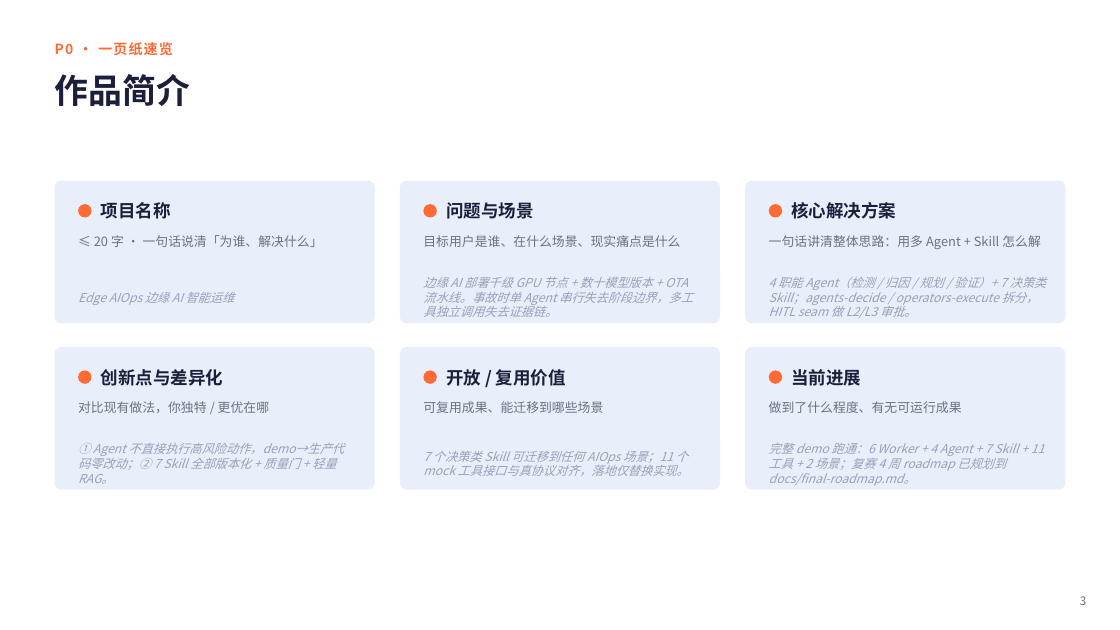
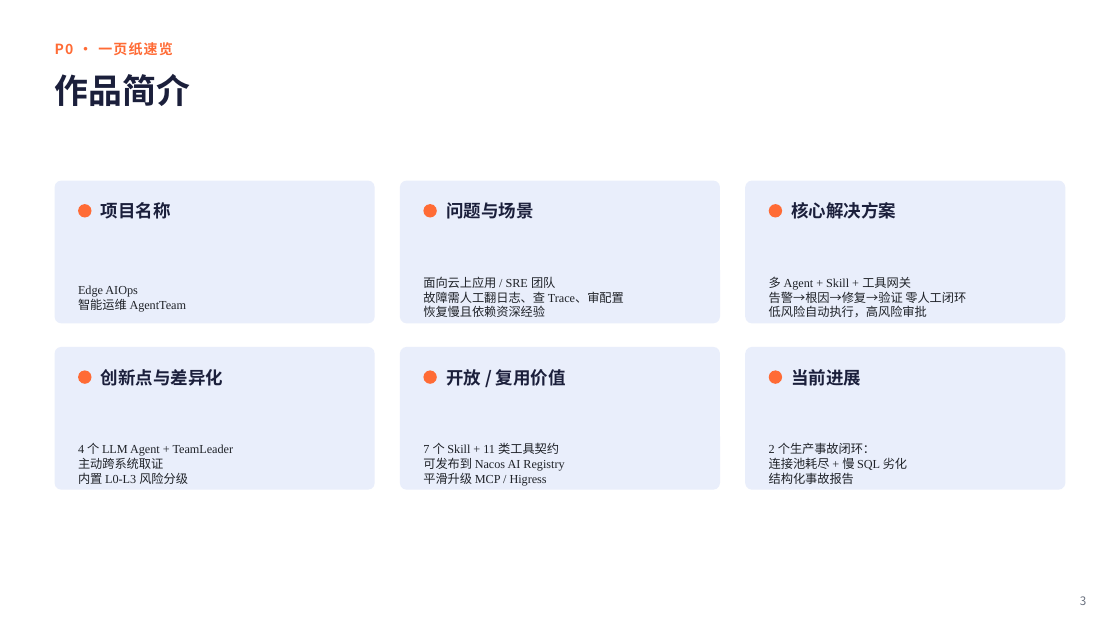
Before and after one commit to libo9922/edge-aiops-demo, a slide deck: slide 2 of docs/edge-aiops-submission.pptx. Drawn at 1120x630 pixels with LibreOffice and Linux fonts; fonts in the diff are those of the drawing. Boxes give left, top, right and bottom in pixels: in the first picture for what was removed or moved away, otherwise in the second. Text is boxed around its words. In the diff, an @@ line names an element or a change of style, - is before the commit and + after.

Commit message:
feat(ppt): regenerate using OpsPilot reference template (text-only, no architecture screenshots, with team info)

```diff
--- a/docs/edge-aiops-submission.pptx
+++ b/docs/edge-aiops-submission.pptx
@@ text removed at <box>94,235,323,247</box> @@
-≤ 20 字 · 一句话说清「为谁、解决什么」
@@ text removed at <box>423,235,680,247</box> @@
-目标用户是谁、在什么场景、现实痛点是什么
@@ text removed at <box>769,235,1041,249</box> @@
-一句话讲清整体思路：用多 Agent + Skill 怎么解
@@ text at <box>78,285,187,312</box>: text changed; font Noto Sans CJK SC to Times New Roman; text colour #9AA1B8 to #1F2228; italic off @@
-Edge AIOps 边缘 AI 智能运维
+Edge AIOps
+智能运维 AgentTeam
@@ text at <box>423,276,624,317</box>: text changed; text colour #9AA1B8 to #1F2228; italic off @@
-边缘 AI 部署千级 GPU 节点 + 数十模型版本 + OTA 流水线。事故时单 Agent 串行失去阶段边界，多工具独立调用失去证据链。
+面向云上应用 / SRE 团队
+故障需人工翻日志、查 Trace、审配置
+恢复慢且依赖资深经验
@@ text at <box>769,276,966,317</box>: text changed; text colour #9AA1B8 to #1F2228; italic off @@
-4 职能 Agent（检测 / 归因 / 规划 / 验证）+ 7 决策类 Skill；agents-decide / operators-execute 拆分，HITL seam 做 L2/L3 审批。
+多 Agent + Skill + 工具网关
+告警→根因→修复→验证 零人工闭环
+低风险自动执行，高风险审批
@@ text removed at <box>78,401,269,413</box> @@
-对比现有做法，你独特 / 更优在哪
@@ text removed at <box>423,401,603,413</box> @@
-可复用成果、能迁移到哪些场景
@@ text removed at <box>769,401,962,413</box> @@
-做到了什么程度、有无可运行成果
@@ text at <box>78,443,234,484</box>: text changed; font Noto Sans CJK SC to Times New Roman; text colour #9AA1B8 to #1F2228; italic off @@
-① Agent 不直接执行高风险动作，demo→生产代码零改动；② 7 Skill 全部版本化 + 质量门 + 轻量 RAG。
+4 个 LLM Agent + TeamLeader
+主动跨系统取证
+内置 L0-L3 风险分级
@@ text at <box>423,443,564,486</box>: text changed; font Noto Sans CJK SC to Times New Roman; text colour #9AA1B8 to #1F2228; italic off @@
-7 个决策类 Skill 可迁移到任何 AIOps 场景；11 个 mock 工具接口与真协议对齐，落地仅替换实现。
+7 个 Skill + 11 类工具契约
+可发布到 Nacos AI Registry
+平滑升级 MCP / Higress
@@ text at <box>769,442,907,484</box>: text changed; text colour #9AA1B8 to #1F2228; italic off @@
-完整 demo 跑通：6 Worker + 4 Agent + 7 Skill + 11 工具 + 2 场景；复赛 4 周 roadmap 已规划到 docs/final-roadmap.md。
+2 个生产事故闭环：
+连接池耗尽 + 慢 SQL 劣化
+结构化事故报告
```
Also in this commit, not shown: 6 other slides changed, 11 slides added, 11 slides removed, 1 other file.
